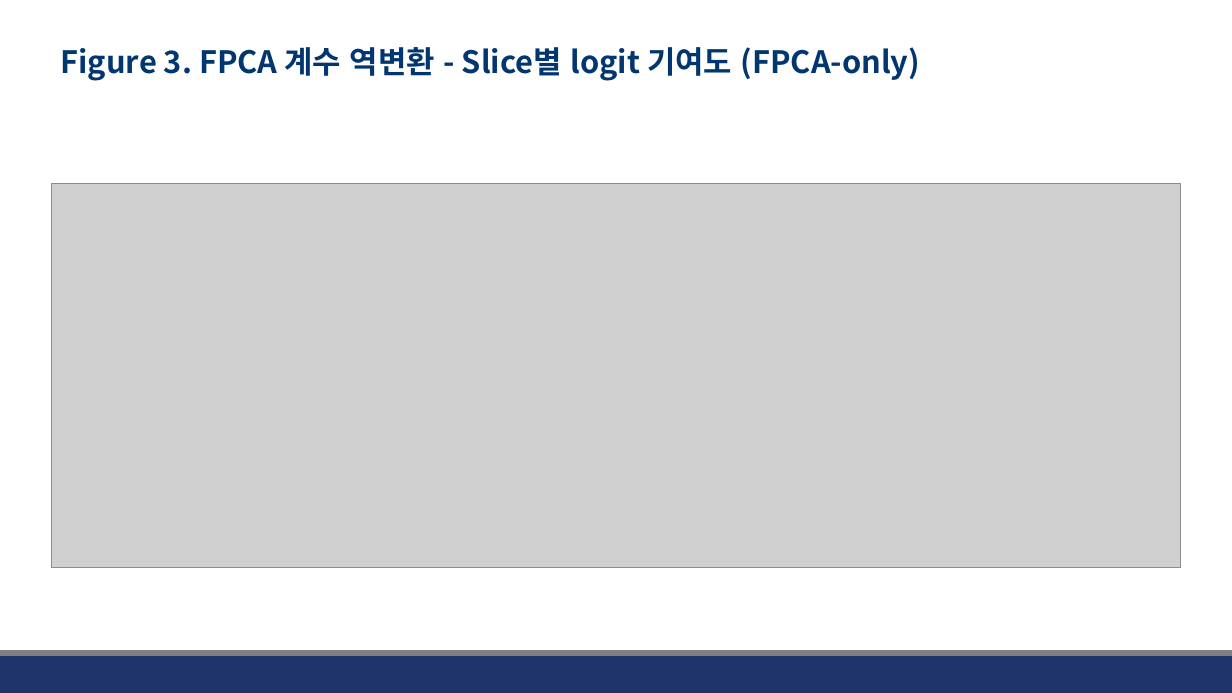
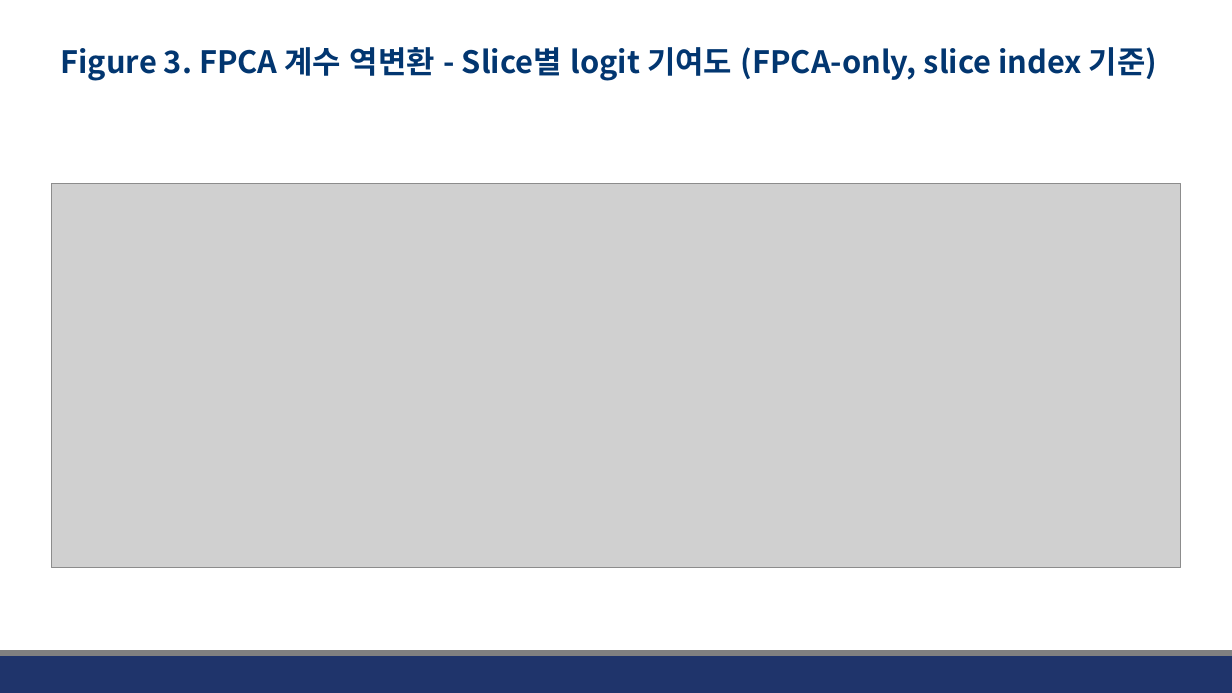
Before and after one commit to JHWannabe/Clinical_Study, a slide deck: slide 8 of docs/261002.pptx (slide 11 before the commit). Drawn at 1232x693 pixels with LibreOffice and Linux fonts; fonts in the diff are those of the drawing; grey boxes stand for pictures; background and template pictures are left out. Boxes give left, top, right and bottom in pixels: in the first picture for what was removed or moved away, otherwise in the second. Text is boxed around its words. In the diff, an @@ line names an element or a change of style, - is before the commit and + after.

```diff
--- a/docs/261002.pptx
+++ b/docs/261002.pptx
@@ title at bbox=[61, 47, 1157, 81]: text changed @@
-Figure 3. FPCA 계수 역변환 - Slice별 logit 기여도 (FPCA-only)
+Figure 3. FPCA 계수 역변환 - Slice별 logit 기여도 (FPCA-only, slice index 기준)
```
Also in this commit, not shown: 10 other slides changed, 6 slides added, 42 other files.
